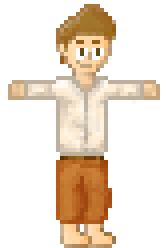
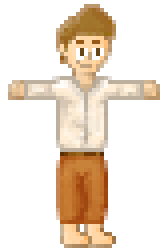
Comparing the layer stacks of the two 168 × 248 images. Changes:
added layer "Leg Growth" above "New Hair Cut" over [8, 4, 160, 236]
hid "New Hair Cut", painted on it over [8, 4, 160, 236]
